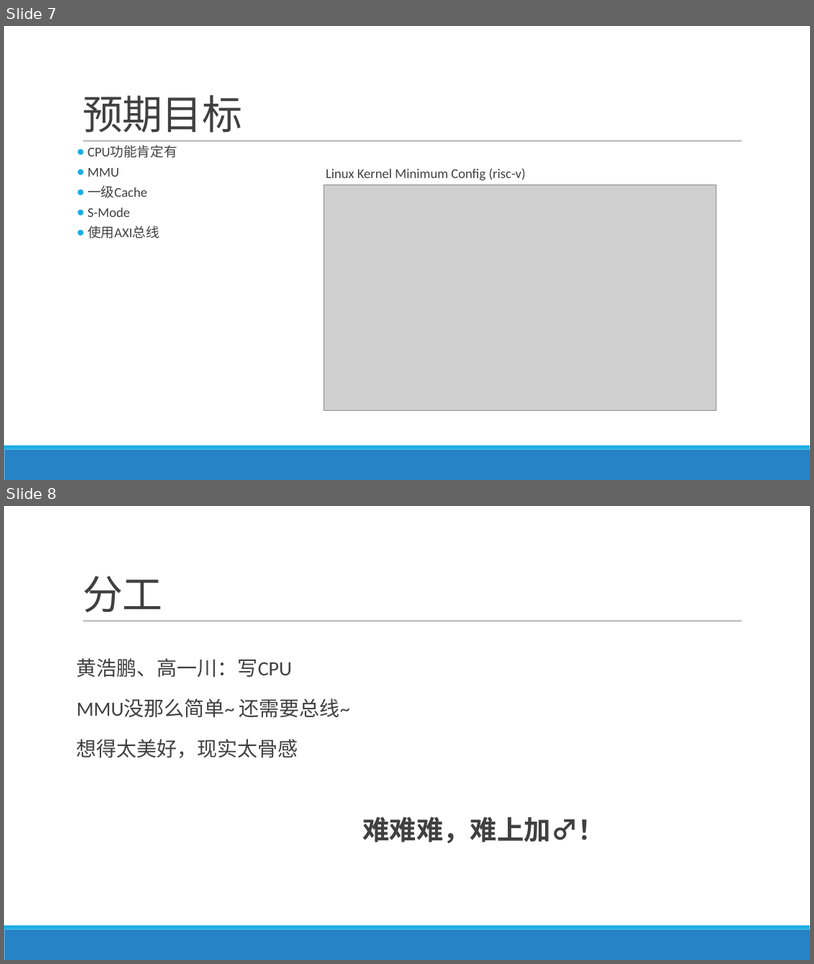
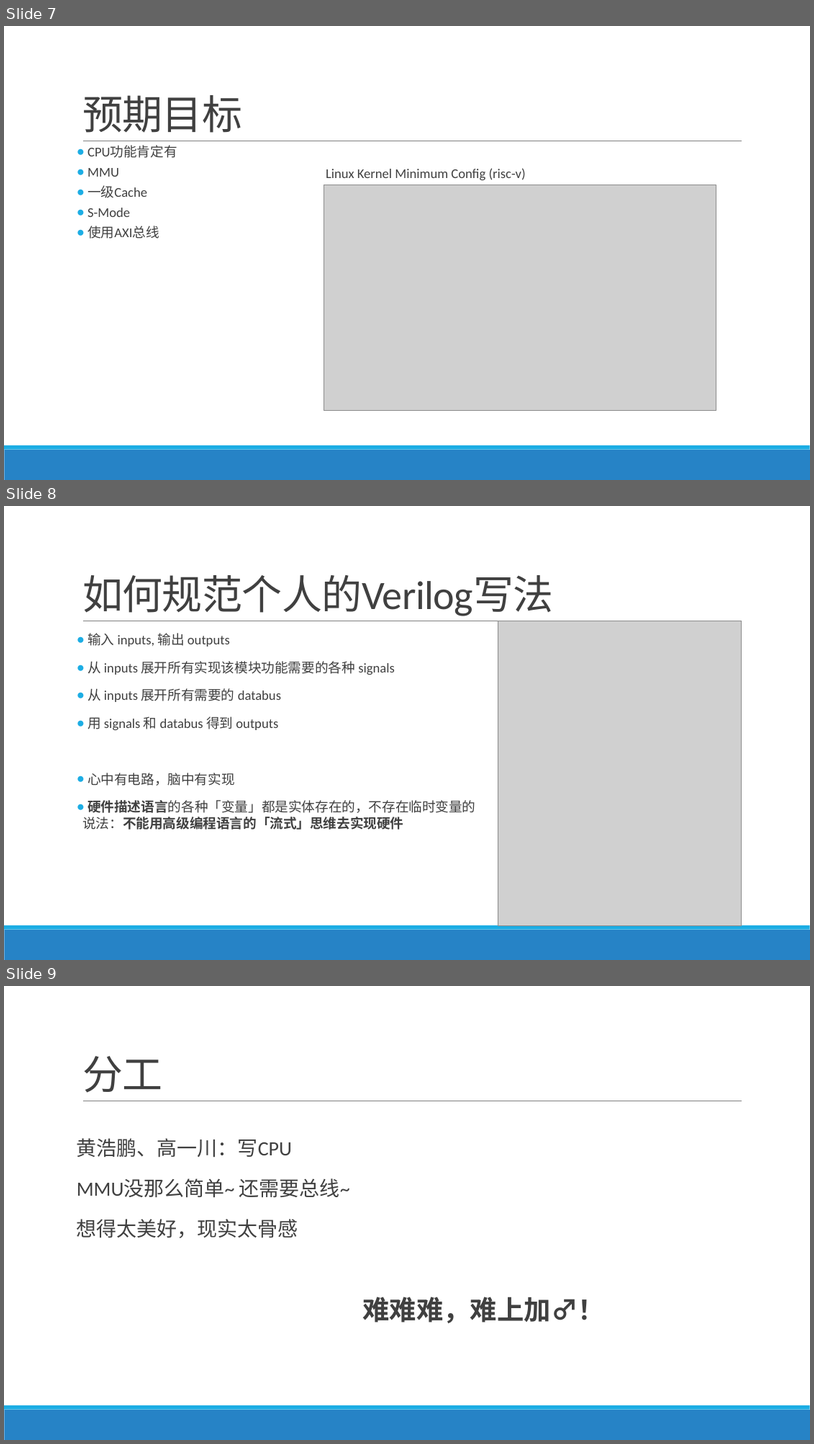
Before and after one commit to mayeths/tiny-riscv, a slide deck: docs/CPU design.pptx. Shown one above the other, each under a label of ours: slides 7 and 8 before the commit, slides 7, 8 and 9 after it. The pictures are 814x964 and 814x1444 pixels, drawn with LibreOffice and Linux fonts; fonts in the diff are those of the drawing; grey boxes stand for pictures. Boxes give left, top, right and bottom in pixels: in the first picture for what was removed or moved away, otherwise in the second. Text is boxed around its words. In the diff, an @@ line names an element or a change of style, - is before the commit and + after.

```diff
--- a/docs/CPU design.pptx
+++ b/docs/CPU design.pptx
@@ slide 8 added at (x1=4, y1=506, x2=810, y2=960), background #FFFFFF; not listed: 3 template elements that a slide beside it also shows @@
@@ title added at (x1=82, y1=575, x2=553, y2=616), 48 pt, text #404040 @@
+如何规范个人的Verilog写法
@@ text added at (x1=82, y1=633, x2=476, y2=829), 16 pt, text #404040 @@
+● 输入 inputs, 输出 outputs
+● 从 inputs 展开所有实现该模块功能需要的各种 signals
+● 从 inputs 展开所有需要的 databus
+● 用 signals 和 databus 得到 outputs
+● 心中有电路，脑中有实现
+● 硬件描述语言的各种「变量」都是实体存在的，不存在临时变量的说法：不能用高级编程语言的「流式」思维去实现硬件
@@ picture added at (x1=498, y1=621, x2=742, y2=925) @@
@@ what was slide 8 is now slide 9 @@
```
Also in this commit, not shown: 4 slides changed, 5 other slides added, 8 other files.
